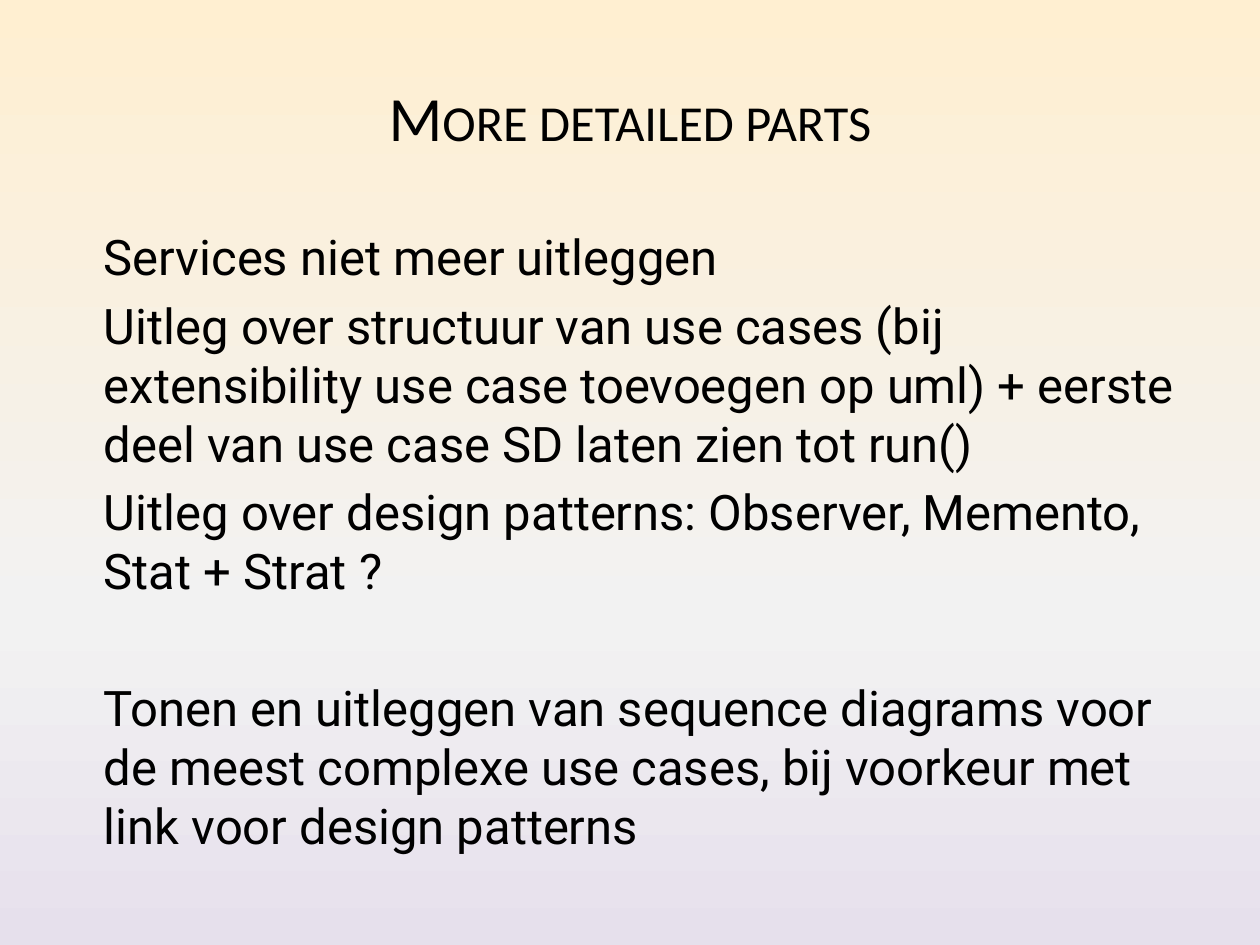
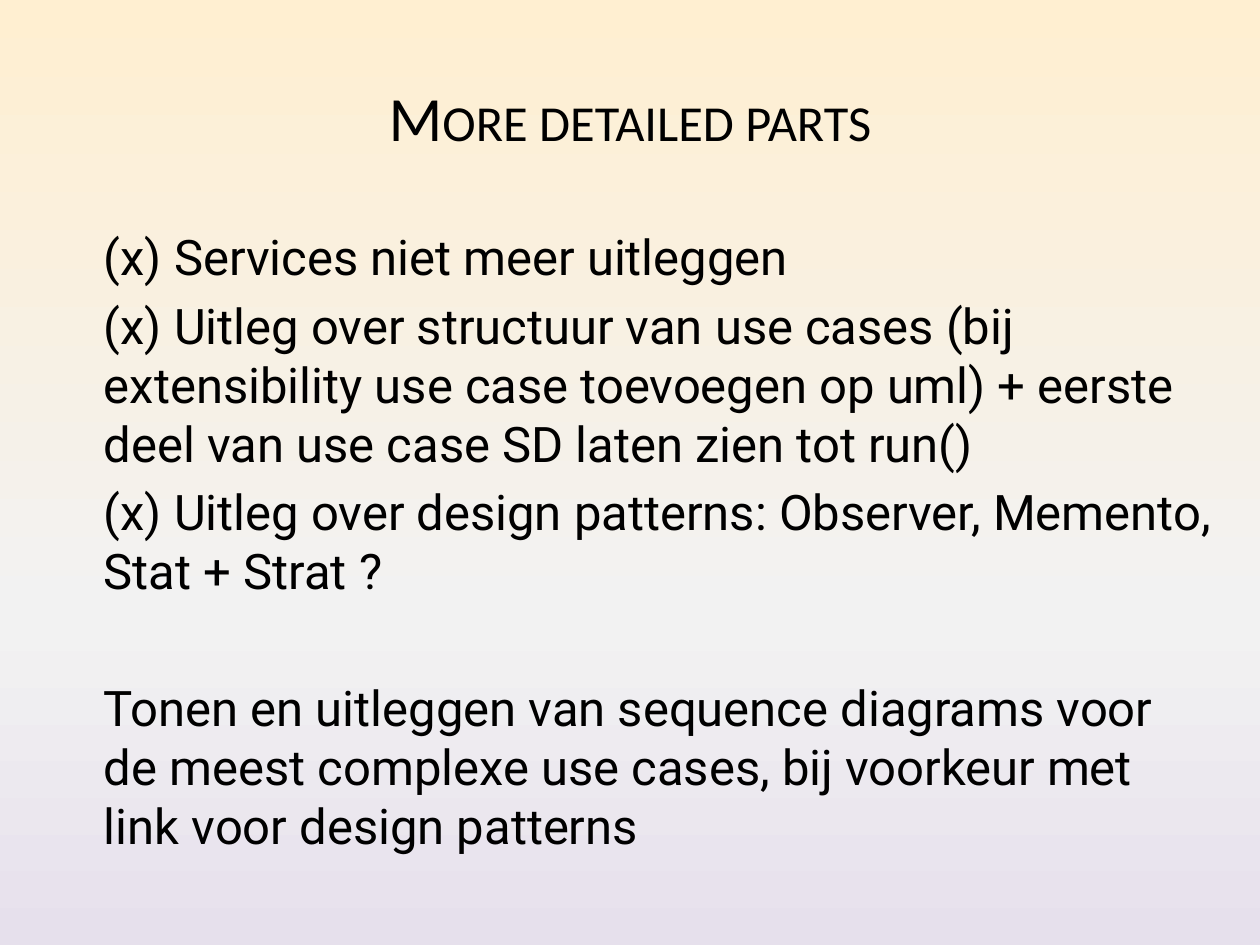
Before and after one commit to Nickelium/Software-Development, a slide deck: slide 4 of Presentaties/Iteratie 2/SWOP Presentatie 2 Inhoud.pptx. Drawn at 1260x945 pixels with LibreOffice and Linux fonts; fonts in the diff are those of the drawing. Boxes give left, top, right and bottom in pixels: in the first picture for what was removed or moved away, otherwise in the second. Text is boxed around its words. In the diff, an @@ line names an element or a change of style, - is before the commit and + after.

Commit message:
changed slides it2

```diff
--- a/Presentaties/Iteratie 2/SWOP Presentatie 2 Inhoud.pptx
+++ b/Presentaties/Iteratie 2/SWOP Presentatie 2 Inhoud.pptx
@@ text at (104, 236, 1211, 590): text changed @@
-Services niet meer uitleggen
-Uitleg over structuur van use cases (bij extensibility use case toevoegen op uml) + eerste deel van use case SD laten zien tot run()
-Uitleg over design patterns: Observer, Memento, Stat + Strat ?
+(x) Services niet meer uitleggen
+(x) Uitleg over structuur van use cases (bij extensibility use case toevoegen op uml) + eerste deel van use case SD laten zien tot run()
+(x) Uitleg over design patterns: Observer, Memento, Stat + Strat ?
```
Also in this commit, not shown: 1 slide added.
